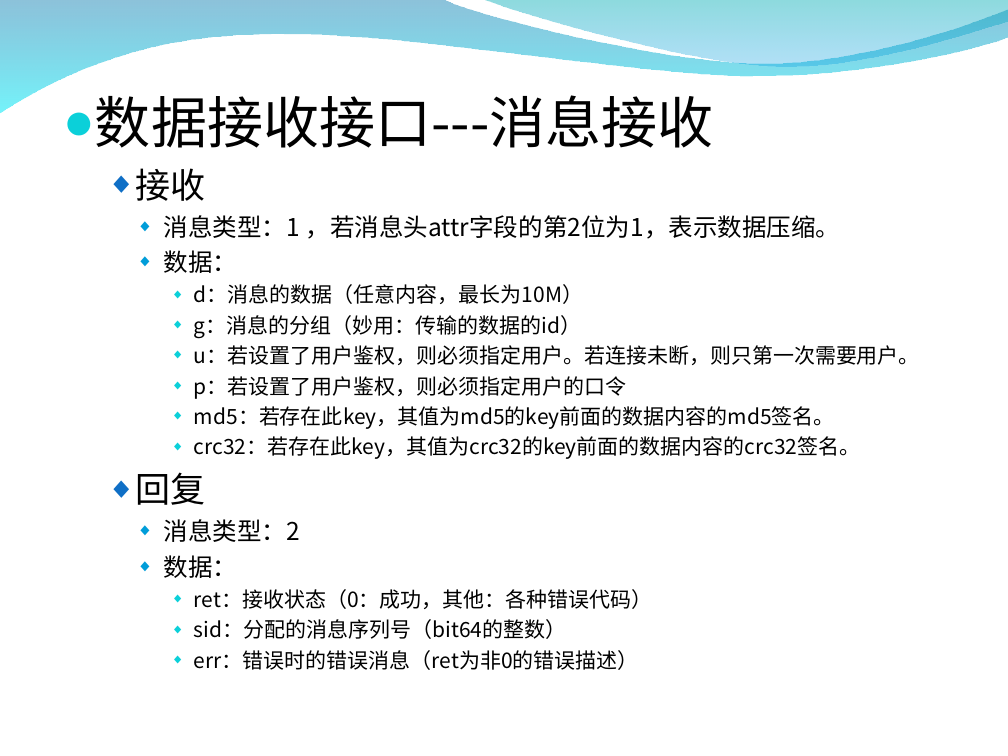
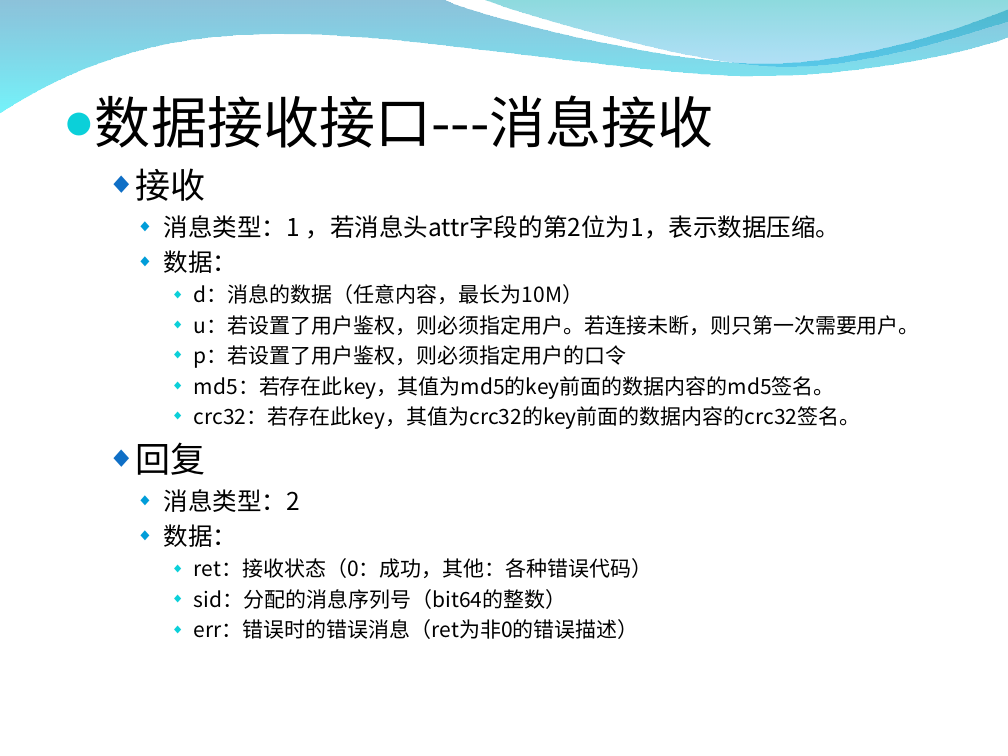
Before and after one commit to burstas/cwinux-mq, a slide deck: slide 13 of mq/doc/mq_introduce.ppt (slide 14 before the commit). Drawn at 1008x756 pixels with LibreOffice and Linux fonts; fonts in the diff are those of the drawing; background and template pictures are left out. Boxes give left, top, right and bottom in pixels: in the first picture for what was removed or moved away, otherwise in the second. Text is boxed around its words. In the diff, an @@ line names an element or a change of style, - is before the commit and + after.

```diff
--- a/mq/doc/mq_introduce.ppt
+++ b/mq/doc/mq_introduce.ppt
@@ text at [194,315,582,338]: paragraph removed @@
-      ◆ g：消息的分组（妙用：传输的数据的id）
```
Also in this commit, not shown: 14 other slides changed, 1 slide added, 4 slides removed, 8 other files.
